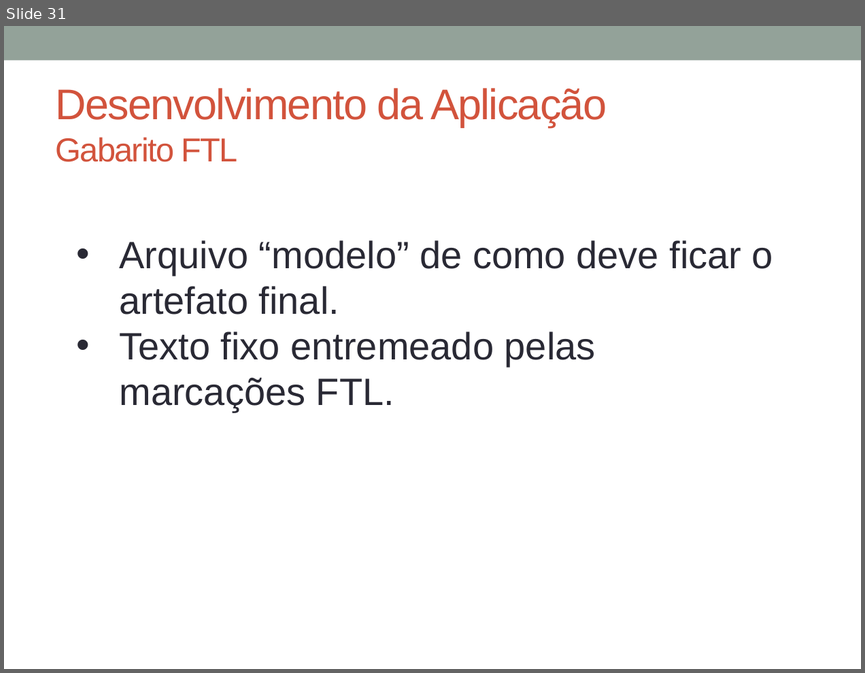
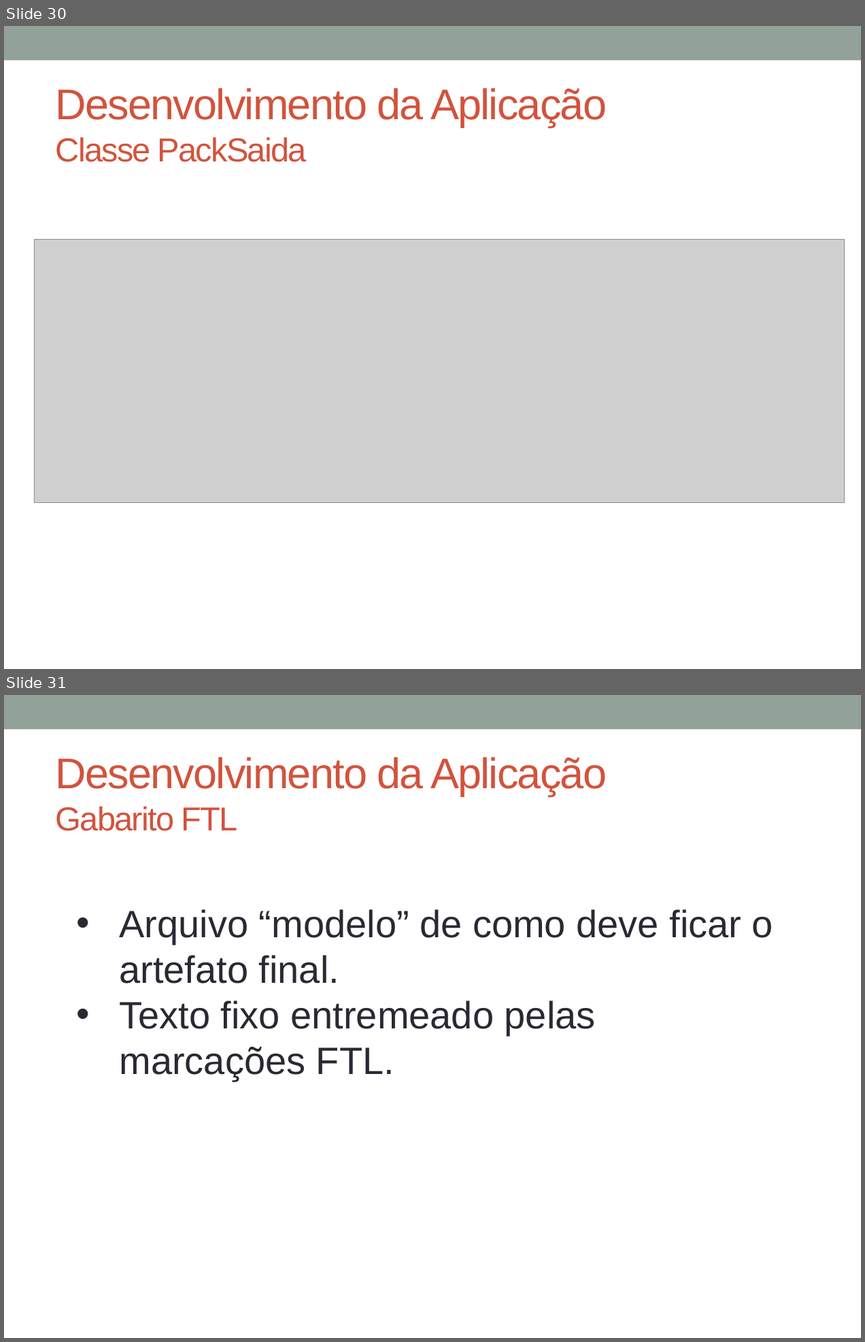
Before and after one commit to glaubergad/tccrepo, a slide deck: mono/Defesa TCC - DashGen - FINAL.pptx. Shown one above the other, each under a label of ours: slide 31 before the commit, slides 30 and 31 after it. The pictures are 865x673 and 865x1342 pixels, drawn with LibreOffice and Linux fonts; fonts in the diff are those of the drawing; grey boxes stand for pictures. Boxes give left, top, right and bottom in pixels: in the first picture for what was removed or moved away, otherwise in the second. Text is boxed around its words. In the diff, an @@ line names an element or a change of style, - is before the commit and + after.

```diff
--- a/mono/Defesa TCC - DashGen - FINAL.pptx
+++ b/mono/Defesa TCC - DashGen - FINAL.pptx
@@ slide 30 added at bbox=[4, 26, 861, 669], background #FFFFFF; not listed: 1 template element that a slide beside it also shows @@
@@ title added at bbox=[56, 88, 606, 162], 36 pt, text #D2533C @@
+Desenvolvimento da Aplicação
+Classe PackSaida
@@ picture added at bbox=[34, 240, 844, 503] @@
```
Also in this commit, not shown: 9 slides changed, 2 other slides added, 5 slides removed, 3 other files.
